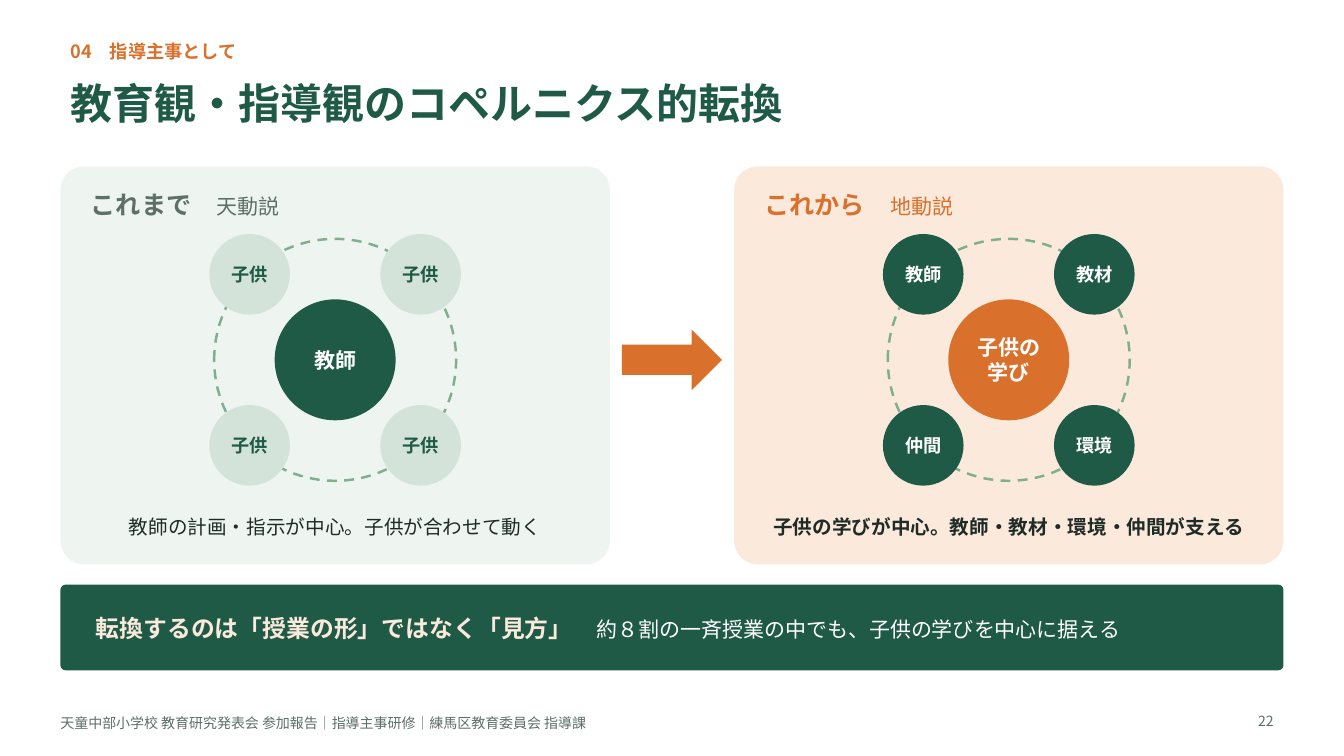
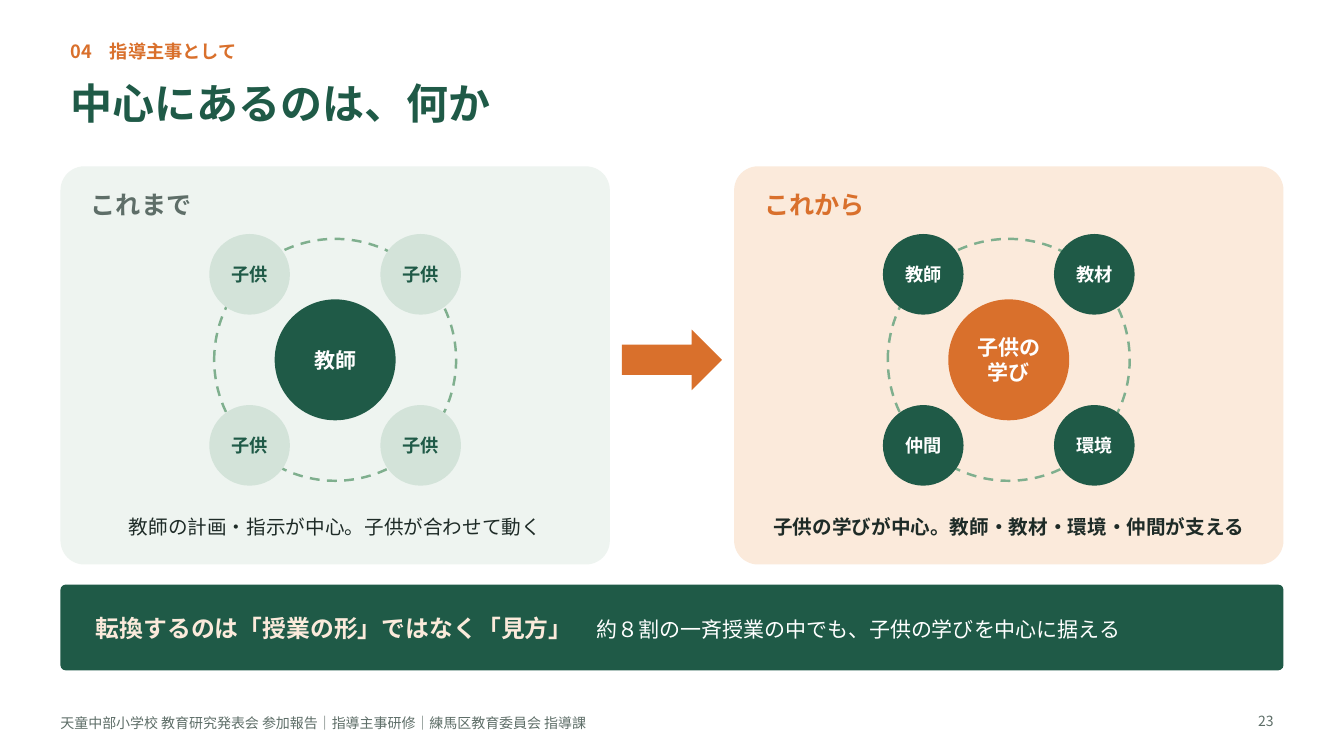
Before and after one commit to contynet730-star/con30, a slide deck: slide 23 of 天童中部小学校視察/081019_天童中部小学校_指導主事研修スライド_クイズ版.pptx (slide 22 before the commit). Drawn at 1344x756 pixels with LibreOffice and Linux fonts; fonts in the diff are those of the drawing. Boxes give left, top, right and bottom in pixels: in the first picture for what was removed or moved away, otherwise in the second. Text is boxed around its words. In the diff, an @@ line names an element or a change of style, - is before the commit and + after.

```diff
--- a/天童中部小学校視察/081019_天童中部小学校_指導主事研修スライド_クイズ版.pptx
+++ b/天童中部小学校視察/081019_天童中部小学校_指導主事研修スライド_クイズ版.pptx
@@ title at bbox=[70, 83, 490, 123]: text changed @@
-教育観・指導観のコペルニクス的転換
+中心にあるのは、何か
@@ text at bbox=[91, 193, 192, 216]: text changed @@
-これまで 天動説
+これまで
@@ text at bbox=[764, 193, 865, 216]: text changed @@
-これから 地動説
+これから
@@ page number at bbox=[1258, 715, 1274, 726]: text changed @@
-22
+23
```
Also in this commit, not shown: 1 other slide changed, 1 slide added.
